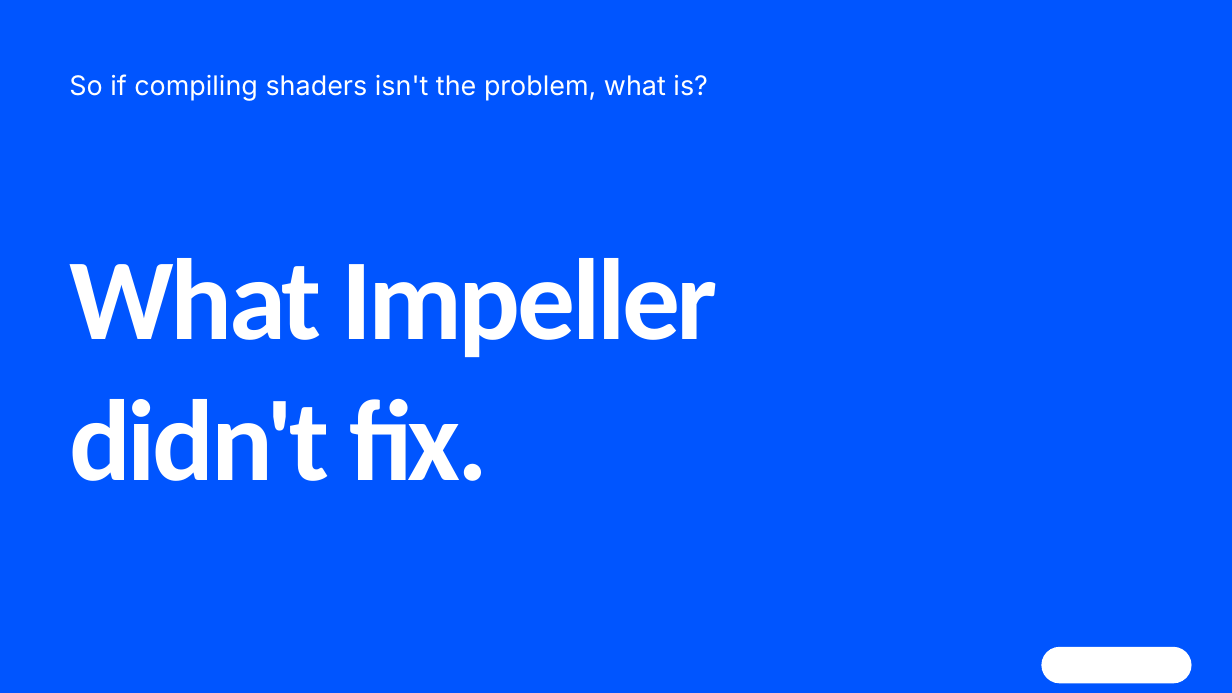
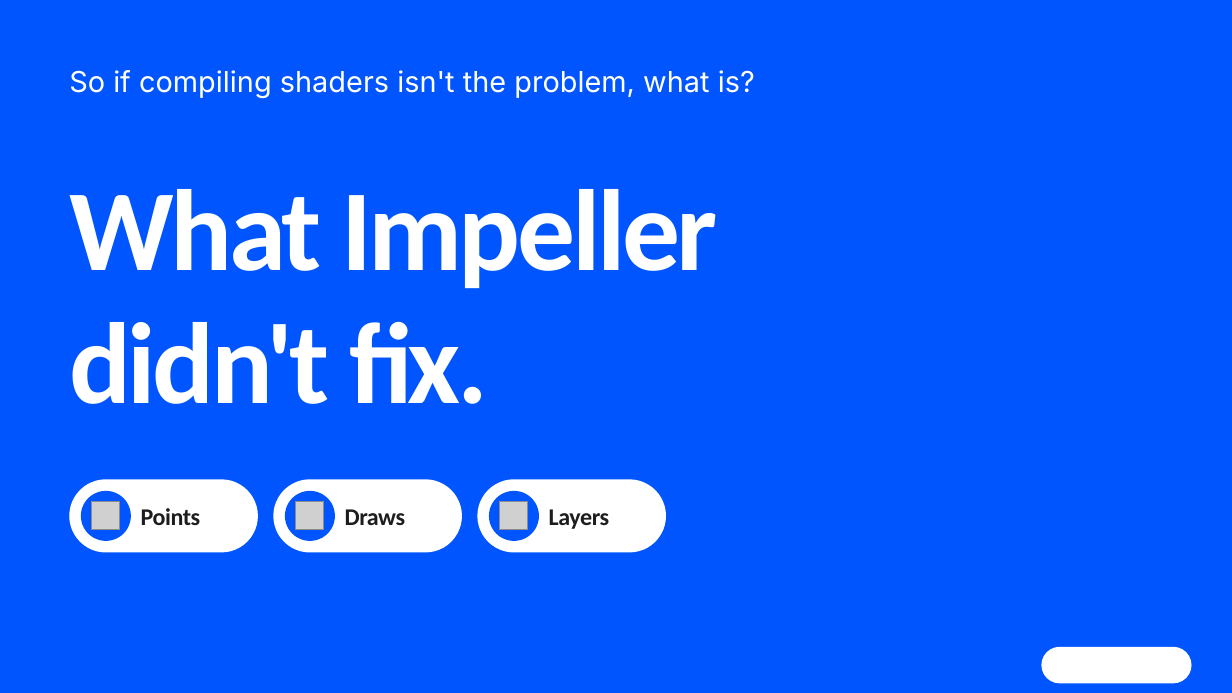
Before and after one commit to cm-collins/fluttercon-demo-app, a slide deck: slide 19 of docs/talk/slides/beyond-skia-dark.pptx (slide 24 before the commit). Drawn at 1232x693 pixels with LibreOffice and Linux fonts; fonts in the diff are those of the drawing; grey boxes stand for pictures; background and template pictures are left out. Boxes give left, top, right and bottom in pixels: in the first picture for what was removed or moved away, otherwise in the second. Text is boxed around its words. In the diff, an @@ line names an element or a change of style, - is before the commit and + after.

```diff
--- a/docs/talk/slides/beyond-skia-dark.pptx
+++ b/docs/talk/slides/beyond-skia-dark.pptx
@@ text "So if compiling shaders isn't ..." at <box>69,70,755,98</box>: size 21 to 22.5 pt; line spacing 1.15 to 1 @@
@@ title "What Impeller didn't fix.": place and size @@
-title "What Impeller didn't fix." at <box>69,258,718,481</box>
+title "What Impeller didn't fix." at <box>69,189,718,404</box>
@@ title "What Impeller didn't fix." at <box>69,189,718,404</box>: line spacing 1.02 to 0.96 @@
@@ rounded rectangle added at <box>69,480,258,553</box>, fill #FFFFFF @@
@@ rounded rectangle added at <box>81,491,131,541</box>, fill #0055FF @@
@@ picture added at <box>91,502,119,530</box> @@
@@ text added at <box>141,508,201,525</box>, 18.8 pt, text #1D1D1F, bold @@
+Points
@@ rounded rectangle added at <box>274,480,462,553</box>, fill #FFFFFF @@
@@ rounded rectangle added at <box>285,491,335,541</box>, fill #0055FF @@
@@ picture added at <box>296,502,323,530</box> @@
@@ text added at <box>345,509,406,525</box>, 18.8 pt, text #1D1D1F, bold @@
+Draws
@@ rounded rectangle added at <box>478,480,666,553</box>, fill #FFFFFF @@
@@ rounded rectangle added at <box>489,491,539,541</box>, fill #0055FF @@
@@ picture added at <box>500,502,528,530</box> @@
@@ text added at <box>549,509,610,529</box>, 18.8 pt, text #1D1D1F, bold @@
+Layers
```
Also in this commit, not shown: 14 other slides changed, 19 slides added, 35 slides removed, 51 other files.
